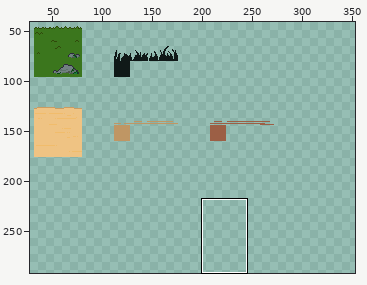
Sprite sheet: assets/sprites/desert_town/tile_sand_grass.png. Above: a wide view before the commit, with the close-up outlined.
Close-up. First the earlier version:
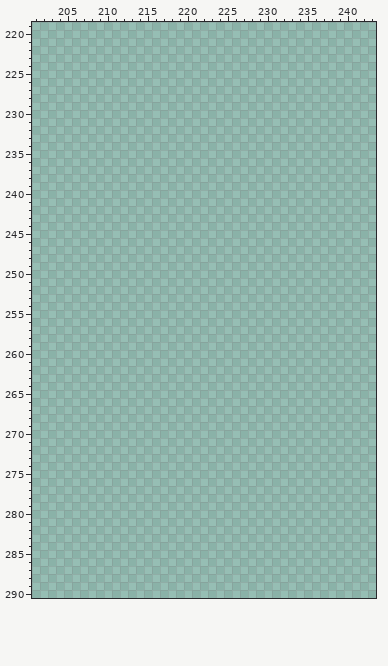
The file is 512x512 pixels. Pixels under 10% opacity are left out. Colours within 5 levels of each other are drawn and written as one. Shown: x 201..243, y 219..290. The wide view leaves out empty margins. The commit also changed other parts of the picture, which this record leaves out.
Palette (. is transparent): 
Pixels before (only the part around the change), first column x 201:
219 ...........................................
220 ...........................................
221 ...........................................
222 ...........................................
223 ...........................................
224 ...........................................
225 ...........................................
226 ...........................................
227 ...........................................
228 ...........................................
229 ...........................................
230 ...........................................
231 ...........................................
232 ...........................................
233 ...........................................
234 ...........................................
235 ...........................................
236 ...........................................
237 ...........................................
238 ...........................................
239 ...........................................
240 ...........................................
241 ...........................................
242 ...........................................
243 ...........................................
244 ...........................................
245 ...........................................
246 ...........................................
247 ...........................................
248 ...........................................
249 ...........................................
250 ...........................................
251 ...........................................
252 ...........................................
253 ...........................................
254 ...........................................
255 ...........................................
256 ...........................................
257 ...........................................
258 ...........................................
259 ...........................................
260 ...........................................
261 ...........................................
262 ...........................................
263 ...........................................
264 ...........................................
265 ...........................................
266 ...........................................
267 ...........................................
268 ...........................................
269 ...........................................
270 ...........................................
271 ...........................................
272 ...........................................
273 ...........................................
274 ...........................................
275 ...........................................
276 ...........................................
277 ...........................................
278 ...........................................
279 ...........................................
280 ...........................................
281 ...........................................
282 ...........................................
283 ...........................................
284 ...........................................
285 ...........................................
286 ...........................................
287 ...........................................
288 ...........................................
289 ...........................................
290 ...........................................
After the commit:
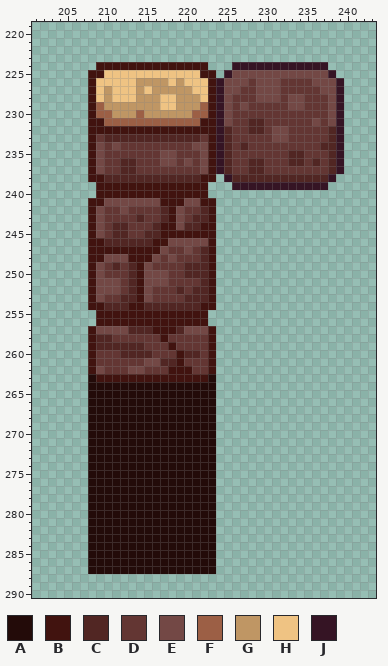
Colours new in this view: A #230b09  B #41130f  C #512623  D #633633  E #734845  F #9c5f45  G #bf9664  H #efc383  J #351424
Change:
Changed rows in their new state; - is an unchanged pixel.
first column x 208:
224 -BBBBBBBBBBBBBB---JJJJJJJJJJJJ--
225 BBHHHHHHHHHHHHBB-JEEEEEEEEEEEEJ-
226 BHHHHHGGGGHGHHHBJEEEDEEEDDDDEEEJ
227 BHGHHHGHGGGGGHHBJEEDDEEEDDDDDEEJ
228 BHGHHHGGGHHGGGHBJEDDDEEEDEEDDDEJ
229 BFGGGGGGGHHGGGFBJEDEDDDDDEEDDDEJ
230 BFFGGGFGGGGGGFFBJEDDDDDDDDDDDDEJ
231 BBFFFFFFFFFFFFBBJEDDCCDDDDDDEDEJ
232 BBBBBBBBBBBBBBBBJCDDCCDEEDDDDDCJ
233 BDCCCCCCCCCCCCDBJCDDDDDEEDDDDDCJ
234 BEDEDDDDDDDDDEEBJCDCDDDDDDDDDCCJ
235 BEDDDDDDDEEDDDEBJCDDDDDDDCCDDDCJ
236 BEDDCCDDDEEDEDEBJCDDCCDDDCCDCDCJ
237 BEDDCCDDDDDDDDEBJCDDCCDDDDDDDDCJ
238 BBCCCCCCCCCCCCBB-JCCCCCCCCCCCCJ-
239 -BBBBBBBBBBBBBB---JJJJJJJJJJJJ--
240 -BBBBBBBBBBBBBB-----------------
241 BBEEEEEEEBBBEEBB----------------
242 BEDDEDDDDCBEDDCB----------------
243 BEDDDDCDDCBEDCCB----------------
244 BEDCCDDDCBBECCBB----------------
245 BEDCCDDCCBBBBBBB----------------
246 BBCCCCCCBBEEEEEB----------------
247 BBBBBBBBBEDDEDCB----------------
248 BBEEEBBBEDEDDDCB----------------
249 BEDCDCBEDDDDCCCB----------------
250 BEDDDCBEEEDDCCCB----------------
251 BEEEDCBEEEDDDDCB----------------
252 BEEEDCBEDDDCDCCB----------------
253 BEDDCCBEDDDDCCCB----------------
254 BBCCCBBCCCCCCCBB----------------
255 -BBBBBBBBBBBBBB-----------------
256 -BBBBBBBBBBBBBB-----------------
257 BEEEECCCBBBCEEEB----------------
258 BCCDDDDDDBDDDDDB----------------
259 BCCCCCCDDDBDDDDB----------------
260 BDDDCCCCDDDBCCDB----------------
261 BDDDDDDEECCBDDDB----------------
262 BEDDDEEDDDBBBDDB----------------
263 ABBBBBBBBBBBBBBA----------------
264 AAAAAAAAAAAAAAAA----------------
265 AAAAAAAAAAAAAAAA----------------
266 AAAAAAAAAAAAAAAA----------------
267 AAAAAAAAAAAAAAAA----------------
268 AAAAAAAAAAAAAAAA----------------
269 AAAAAAAAAAAAAAAA----------------
270 AAAAAAAAAAAAAAAA----------------
271 AAAAAAAAAAAAAAAA----------------
272 AAAAAAAAAAAAAAAA----------------
273 AAAAAAAAAAAAAAAA----------------
274 AAAAAAAAAAAAAAAA----------------
275 AAAAAAAAAAAAAAAA----------------
276 AAAAAAAAAAAAAAAA----------------
277 AAAAAAAAAAAAAAAA----------------
278 AAAAAAAAAAAAAAAA----------------
279 AAAAAAAAAAAAAAAA----------------
280 AAAAAAAAAAAAAAAA----------------
281 AAAAAAAAAAAAAAAA----------------
282 AAAAAAAAAAAAAAAA----------------
283 AAAAAAAAAAAAAAAA----------------
284 AAAAAAAAAAAAAAAA----------------
285 AAAAAAAAAAAAAAAA----------------
286 AAAAAAAAAAAAAAAA----------------
287 AAAAAAAAAAAAAAAA----------------
